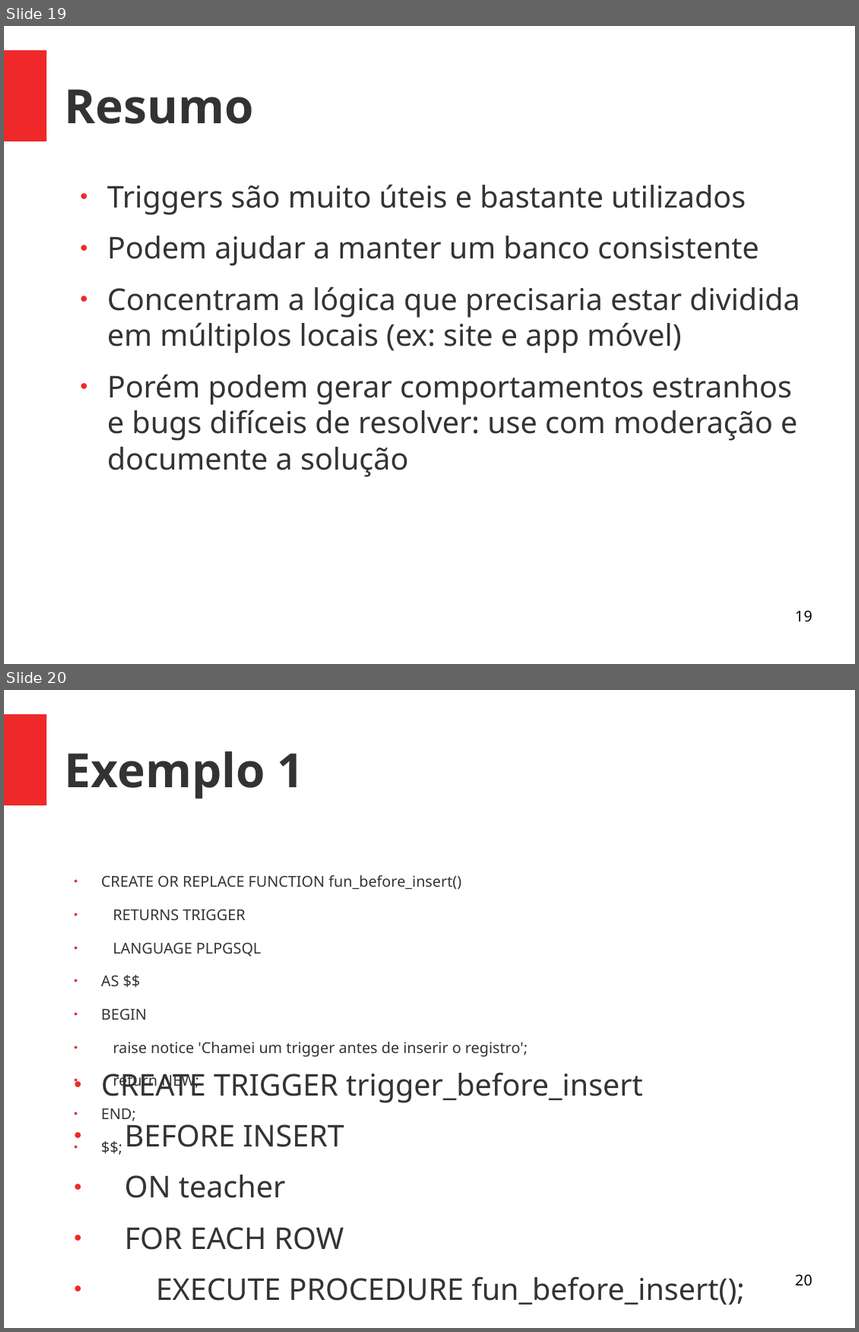
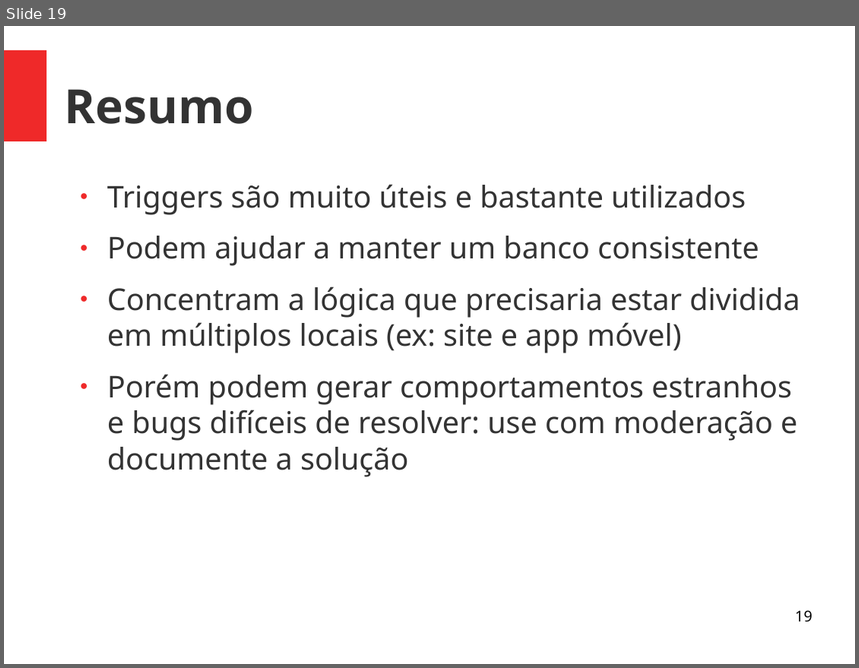
Before and after one commit to viniciusalveshax/aulas, a slide deck: banco-de-dados-2/10-triggers/bd2-triggers.odp. Shown one above the other, each under a label of ours: slides 19 and 20 before the commit, slide 19 after it. The pictures are 859x1332 and 859x668 pixels, drawn with LibreOffice and Linux fonts; fonts in the diff are those of the drawing. Boxes give left, top, right and bottom in pixels: in the first picture for what was removed or moved away, otherwise in the second. Text is boxed around its words. In the diff, an @@ line names an element or a change of style, - is before the commit and + after.

```diff
--- a/banco-de-dados-2/10-triggers/bd2-triggers.odp
+++ b/banco-de-dados-2/10-triggers/bd2-triggers.odp
@@ slide 20 removed at bbox=[4, 690, 855, 1328], background #FFFFFF; not listed: 1 template element that a slide beside it also shows @@
@@ title removed at bbox=[65, 752, 305, 799] @@
-Exemplo 1
@@ text removed at bbox=[101, 875, 528, 1122] @@
-● CREATE OR REPLACE FUNCTION fun_before_insert()
-● RETURNS TRIGGER
-● LANGUAGE PLPGSQL
-● AS $$
-● BEGIN
-● raise notice 'Chamei um trigger antes de inserir o registro';
-● return NEW;
-● END;
-● $$;
@@ text removed at bbox=[101, 1072, 745, 1306] @@
-● CREATE TRIGGER trigger_before_insert
-● BEFORE INSERT
-● ON teacher
-● FOR EACH ROW
-● EXECUTE PROCEDURE fun_before_insert();
@@ page number removed at bbox=[795, 1274, 813, 1286] @@
-20
```
Also in this commit, not shown: 3 slides changed, 3 other slides removed, 1 other file.
